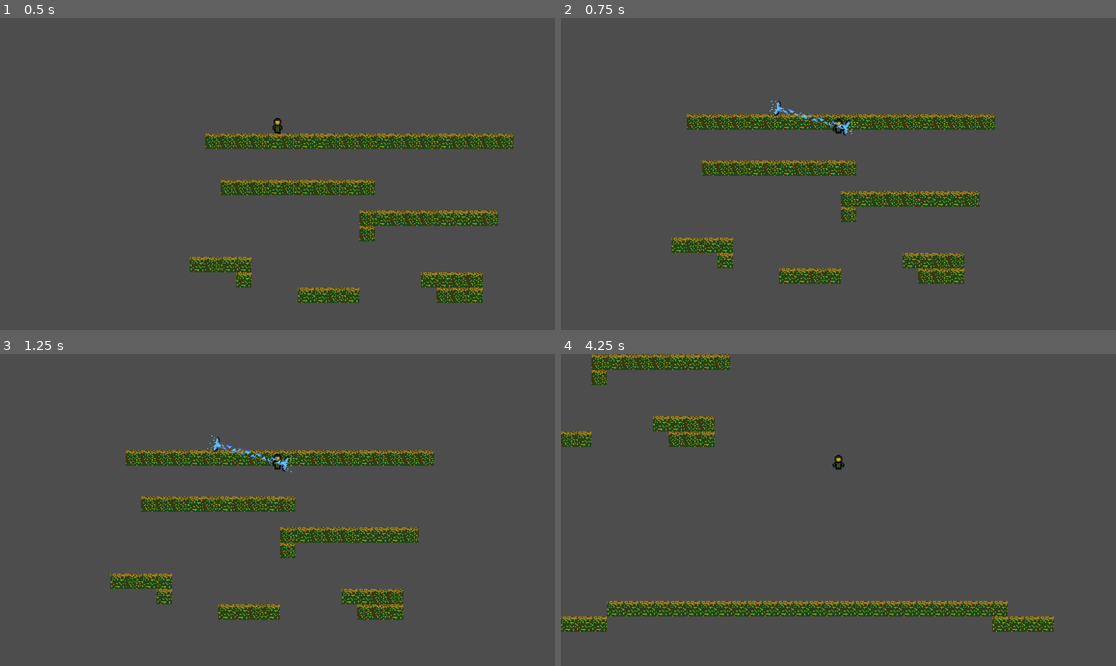
Above: before the commit, frames 1-4 (two rows, left to right).
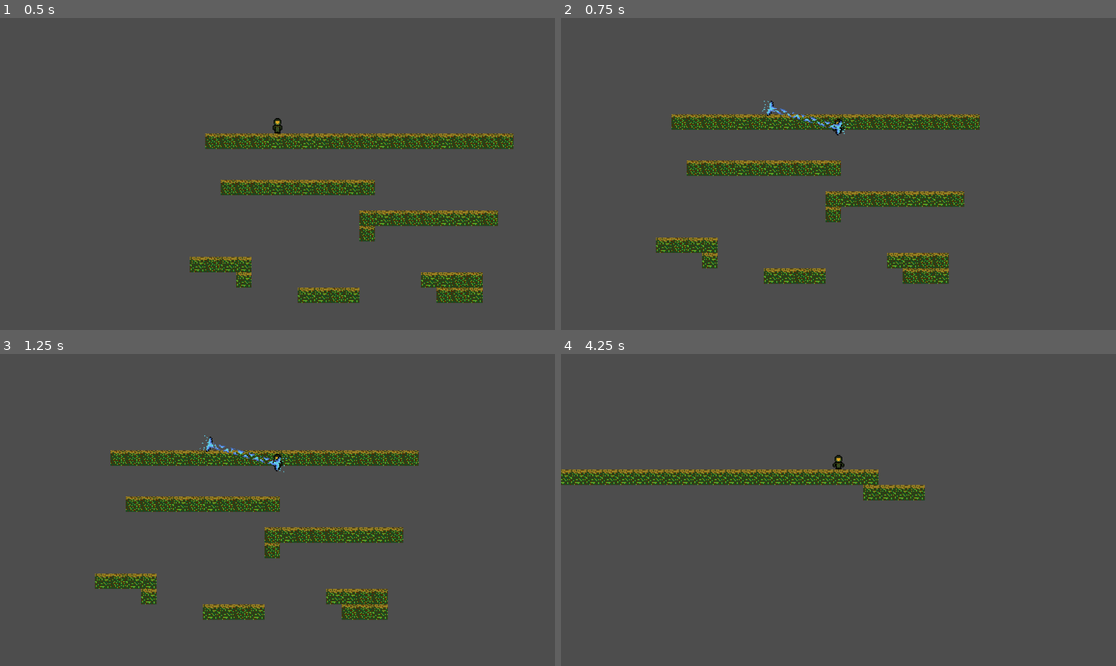
Above: after the commit, the same moments.

Repository: Guillaume-prog/speed-jam-8
Game: Godot game, scene res://game/scenes/level1.tscn
The game is run twice, just before and just after one commit, with the same random seed, the same clock (stepped at 60 frames per second) and the same inputs. This scene is started directly instead of the project's main scene.
Inputs (mouse positions are in pixels of both pictures, inside the frame that each line leads up to):
- Up to frame 1 (0.5 s): no input
- Up to frame 2 (0.75 s): move the mouse to (960, 158) at 0.52 s; hold D (move_right) from 0.53 s (still down); click (960, 158) at 0.6 s
- Up to frame 3 (1.25 s): keep holding D (move_right); tap Space (jump) at 0.77 s
- Up to frame 4 (4.25 s): move the mouse to (727, 525) at 1.27 s; right-click (727, 525) at 1.35 s; tap Space (jump) at 1.52, 3.02, 3.77 s; tap Enter at 2 s; move the mouse to (894, 441) at 2.02 s; release D (move_right) at 2.03 s; hold A (move_left) 2.03-2.78 s; click (894, 441) at 2.1 s; move the mouse to (810, 572) at 2.77 s; hold D (move_right) from 2.78 s (still down); right-click (810, 572) at 2.85 s; move the mouse to (1005, 556) at 3.52 s; click (1005, 556) at 3.6 s

Frame 1 is identical in both runs. In frame 2, 4.7% of the frame differs, in the area x 17-79%, y 26-86%; in frame 3, 4.7%; in frame 4, 11%, in the area x 0-89%, y 0-90%.

Commit message:
improve character mobility

Diff:
--- a/game/scenes/level1.tscn
+++ b/game/scenes/level1.tscn
@@ -22,7 +22,7 @@
 sources/0 = SubResource("TileSetAtlasSource_kvgp7")
 
 [sub_resource type="RectangleShape2D" id="RectangleShape2D_1tx1y"]
-size = Vector2(10, 16)
+size = Vector2(10, 15)
 
 [sub_resource type="AtlasTexture" id="AtlasTexture_5o7uu"]
 atlas = ExtResource("2_ovfvk")
@@ -64,6 +64,7 @@
 zoom = Vector2(2, 2)
 
 [node name="CollisionShape2D" type="CollisionShape2D" parent="lilBoy"]
+position = Vector2(0, 0.5)
 shape = SubResource("RectangleShape2D_1tx1y")
 
 [node name="AnimSpriteLilBoy" type="AnimatedSprite2D" parent="lilBoy"]
--- a/game/scenes/lilBoy.gd
+++ b/game/scenes/lilBoy.gd
@@ -1,7 +1,7 @@
 extends CharacterBody2D
 
 
-const SPEED = 100.0
+const SPEED = 200.0
 const JUMP_VELOCITY = -300.0
 
 
